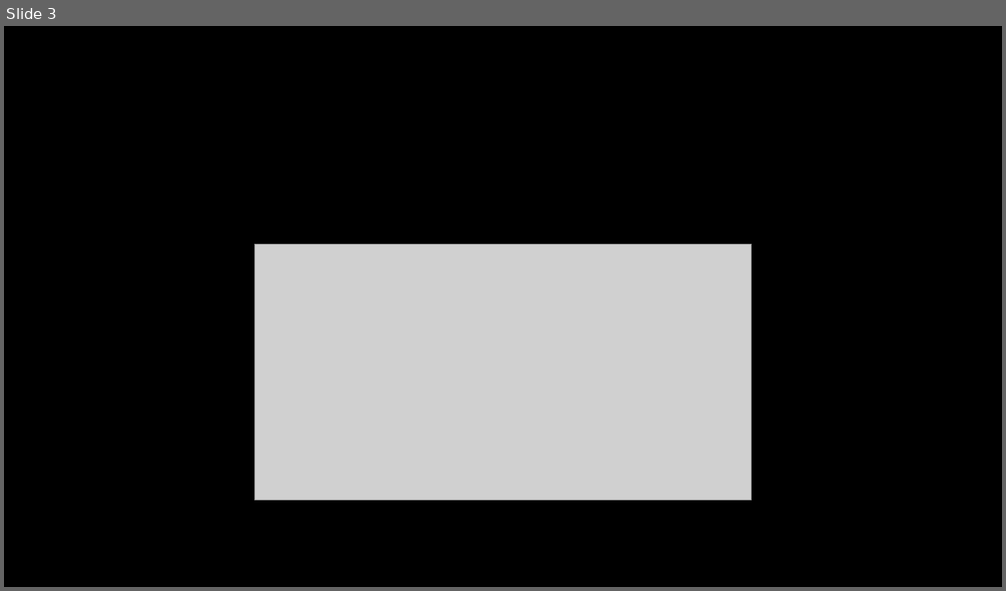
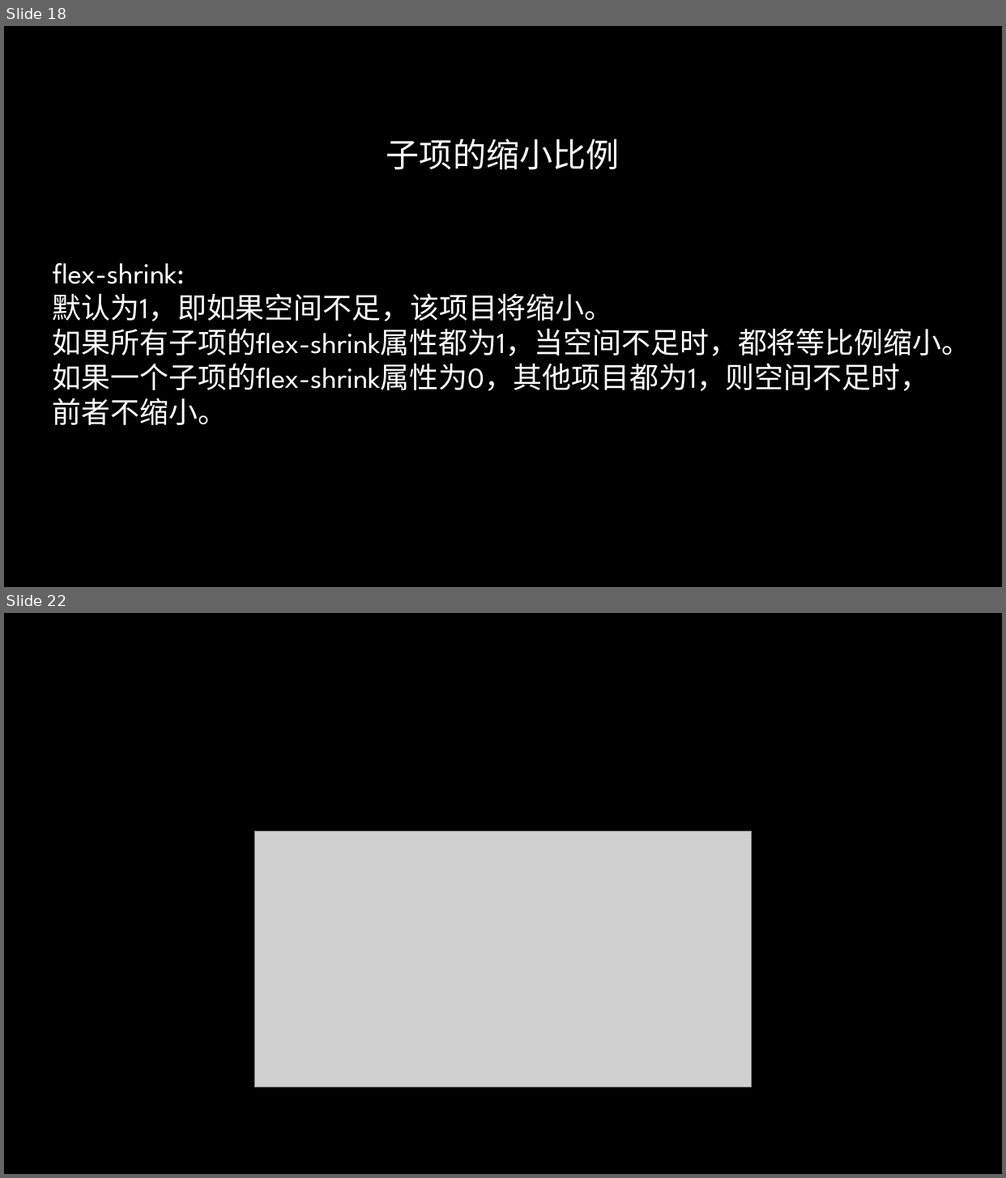
Before and after one commit to radiofly19841018/demo-flex, a slide deck: ppt/CSS Flex&Grid.pptx. Shown one above the other, each under a label of ours: slide 3 before the commit, slides 18 and 22 after it; the slides between them are not shown. The pictures are 1006x591 and 1006x1178 pixels, drawn with LibreOffice and Linux fonts; fonts in the diff are those of the drawing; grey boxes stand for pictures; background and template pictures are left out. Boxes give left, top, right and bottom in pixels: in the first picture for what was removed or moved away, otherwise in the second. Text is boxed around its words. In the diff, an @@ line names an element or a change of style, - is before the commit and + after.

```diff
--- a/ppt/CSS Flex&Grid.pptx
+++ b/ppt/CSS Flex&Grid.pptx
@@ slide 18 added at (x1=4, y1=26, x2=1002, y2=587), background picture (left out) @@
@@ title added at (x1=386, y1=139, x2=620, y2=170), 32 pt, text gradient #FFFFFF to #A6A6A6 @@
+子项的缩小比例
@@ text added at (x1=53, y1=263, x2=970, y2=425), 28 pt, text #FFFFFF @@
+flex-shrink:
+默认为1，即如果空间不足，该项目将缩小。
+如果所有子项的flex-shrink属性都为1，当空间不足时，都将等比例缩小。
+如果一个子项的flex-shrink属性为0，其他项目都为1，则空间不足时，前者不缩小。
@@ what was slide 3 is now slide 22 @@
```
Also in this commit, not shown: 1 slide changed, 20 other slides added, 1 slide removed, 3 other files.
